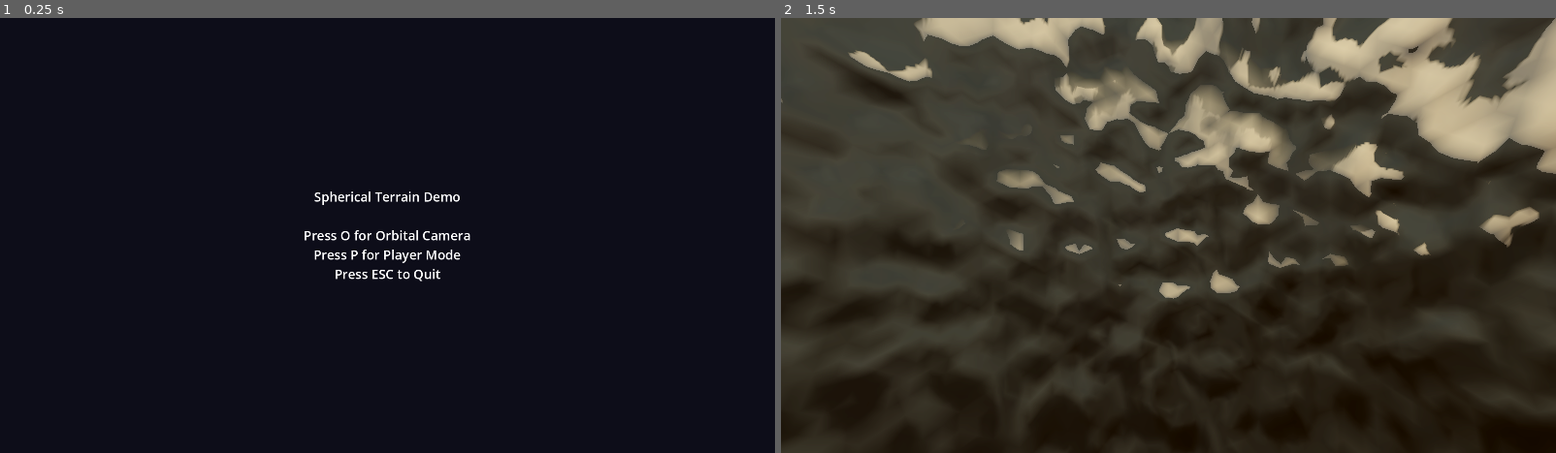
Above: before the commit, frames 1-2 (left to right).
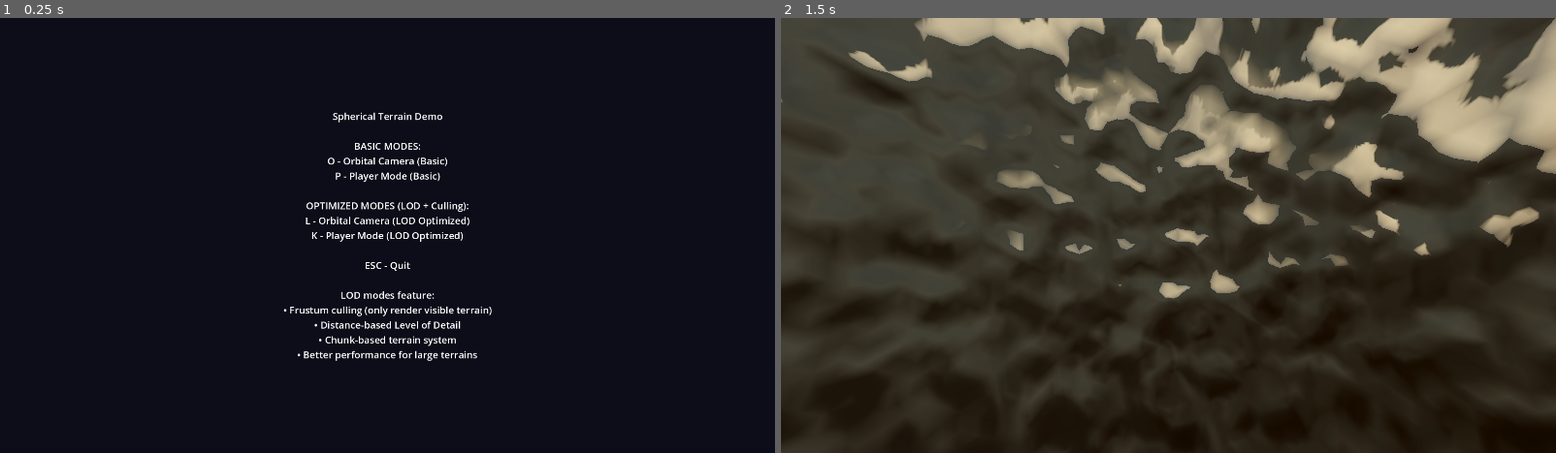
Above: after the commit, the same moments.

Repository: lmf-git/terrain4
Game: Godot game, scene res://scenes/launcher.tscn
The game is run twice, just before and just after one commit, with the same random seed, the same clock (stepped at 60 frames per second) and the same inputs.
Inputs (mouse positions are in pixels of both pictures, inside the frame that each line leads up to):
- Up to frame 1 (0.25 s): no input
- Up to frame 2 (1.5 s): tap O at 0.5 s; move the mouse to (1339, 213) at 0.52 s; hold Right (ui_right) 0.53-1.28 s; tap L at 0.6 s; click (1339, 213) at 0.67 s; tap Enter (ui_accept) at 0.77, 1.25 s; tap K at 0.8, 1.35 s; move the mouse to (1013, 257) at 1.27 s; hold Down (ui_down) from 1.28 s (still down)

The runs differ from the first frame. In frame 1, 2.4% of the frame differs, in the area x 36-64%, y 21-79%; in frame 2, nothing differs.

Commit message:
Add advanced LOD system with frustum and distance culling
Implements a complete Level of Detail (LOD) system for spherical terrain
with performance optimizations for large-scale planets.

LOD System Features:
- Frustum culling: Only renders terrain chunks visible to camera
- Distance-based LOD with 4 detail levels
- Automatic mesh simplification for distant terrain
- Chunk-based terrain division for better performance
- Distance culling beyond configurable max view distance
- Configurable update frequency (default: 10 FPS)
- Seamless LOD transitions

Technical Implementation:
- TerrainChunk class: Individual terrain chunks with AABB
- Each chunk generates multiple LOD meshes (1x, 2x, 4x, 8x simplified)
- Frustum plane testing against chunk AABBs
- Dynamic LOD level switching based on camera distance
- Spatial chunk division for efficient culling

New Files:
- scripts/terrain_chunk.gd: Individual chunk with LOD levels
- scripts/spherical_terrain_lod.gd: LOD terrain manager
- scenes/main_lod.tscn: Orbital camera with LOD
- scenes/player_mode_lod.tscn: Player mode with LOD

Updated Scene Selector:
- Press L for Orbital Camera with LOD
- Press K for Player Mode with LOD
- Displays LOD features in launcher

Configuration Options:
- LOD distances: 150m, 300m, 600m (configurable)
- Chunk divisions: 12 chunks (configurable)
- Update frequency: 0.1s between culling updates
- Max view distance: 2000m

Performance Benefits:
- Reduced triangle count for distant terrain
- No rendering of off-screen terrain chunks
- Better frame rates on large planets
- Scalable to much higher subdivision levels

Documentation:
- Updated README with LOD system info
- Added configuration guide for LOD parameters
- Documented all four viewing modes

Perfect for large-scale planetary terrain like ARMA 3 and KSP!

Diff:
--- /dev/null
+++ b/scenes/main_lod.tscn
@@ -0,0 +1,93 @@
+[gd_scene load_steps=8 format=3 uid="uid://main_lod_scene"]
+
+[ext_resource type="Script" path="res://scripts/spherical_terrain_lod.gd" id="1"]
+[ext_resource type="Script" path="res://scripts/spherical_water.gd" id="2"]
+[ext_resource type="Script" path="res://scripts/orbital_camera.gd" id="3"]
+[ext_resource type="Script" path="res://scripts/atmosphere.gd" id="4"]
+
+[sub_resource type="ProceduralSkyMaterial" id="ProceduralSkyMaterial_1"]
+sky_horizon_color = Color(0.64625, 0.65575, 0.67075, 1)
+ground_horizon_color = Color(0.64625, 0.65575, 0.67075, 1)
+
+[sub_resource type="Sky" id="Sky_1"]
+sky_material = SubResource("ProceduralSkyMaterial_1")
+
+[sub_resource type="Environment" id="Environment_1"]
+background_mode = 2
+sky = SubResource("Sky_1")
+tonemap_mode = 2
+glow_enabled = true
+glow_intensity = 0.5
+glow_strength = 1.0
+glow_bloom = 0.1
+volumetric_fog_enabled = true
+volumetric_fog_density = 0.005
+volumetric_fog_albedo = Color(0.5, 0.6, 0.8, 1)
+
+[node name="Main" type="Node3D"]
+
+[node name="Planet" type="Node3D" parent="."]
+
+[node name="SphericalTerrainLOD" type="Node3D" parent="Planet"]
+script = ExtResource("1")
+planet_radius = 100.0
+terrain_height = 10.0
+subdivisions = 5
+noise_scale = 0.5
+noise_octaves = 6
+noise_persistence = 0.5
+noise_lacunarity = 2.0
+seed_value = 12345
+enable_lod = true
+lod_level_count = 4
+lod_distance_0 = 150.0
+lod_distance_1 = 300.0
+lod_distance_2 = 600.0
+enable_frustum_culling = true
+enable_distance_culling = true
+max_view_distance = 2000.0
+update_frequency = 0.1
+chunk_divisions = 12
+
+[node name="SphericalWater" type="Node3D" parent="Planet"]
+script = ExtResource("2")
+planet_radius = 100.0
+water_level = 2.0
+subdivisions = 4
+wave_speed = 0.5
+wave_scale = 1.0
+wave_height = 0.3
+
+[node name="Atmosphere" type="MeshInstance3D" parent="Planet"]
+script = ExtResource("4")
+planet_radius = 100.0
+atmosphere_radius = 110.0
+atmosphere_density = 0.5
+
+[node name="OrbitalCamera" type="Node3D" parent="."]
+script = ExtResource("3")
+target = NodePath("../Planet")
+distance = 250.0
+min_distance = 50.0
+max_distance = 1000.0
+rotation_speed = 0.3
+zoom_speed = 20.0
+
+[node name="DirectionalLight3D" type="DirectionalLight3D" parent="."]
+transform = Transform3D(0.866025, -0.433013, 0.25, 0, 0.5, 0.866025, -0.5, -0.75, 0.433013, 0, 150, 100)
+light_color = Color(1, 0.95, 0.9, 1)
+light_energy = 1.5
+shadow_enabled = true
+
+[node name="WorldEnvironment" type="WorldEnvironment" parent="."]
+environment = SubResource("Environment_1")
+
+[node name="DebugLabel" type="Label" parent="."]
+offset_right = 400.0
+offset_bottom = 100.0
+text = "LOD System Active
+Frustum Culling: ON
+Distance Culling: ON"
+metadata/_edit_use_anchors_ = true
+
+[editable path="Planet"]
--- /dev/null
+++ b/scenes/player_mode_lod.tscn
@@ -0,0 +1,100 @@
+[gd_scene load_steps=9 format=3 uid="uid://player_mode_lod_scene"]
+
+[ext_resource type="Script" path="res://scripts/spherical_terrain_lod.gd" id="1"]
+[ext_resource type="Script" path="res://scripts/spherical_water.gd" id="2"]
+[ext_resource type="Script" path="res://scripts/atmosphere.gd" id="3"]
+[ext_resource type="Script" path="res://scripts/player_character.gd" id="4"]
+
+[sub_resource type="CapsuleShape3D" id="CapsuleShape3D_1"]
+radius = 0.5
+height = 1.8
+
+[sub_resource type="ProceduralSkyMaterial" id="ProceduralSkyMaterial_1"]
+sky_horizon_color = Color(0.64625, 0.65575, 0.67075, 1)
+ground_horizon_color = Color(0.64625, 0.65575, 0.67075, 1)
+
+[sub_resource type="Sky" id="Sky_1"]
+sky_material = SubResource("ProceduralSkyMaterial_1")
+
+[sub_resource type="Environment" id="Environment_1"]
+background_mode = 2
+sky = SubResource("Sky_1")
+tonemap_mode = 2
+glow_enabled = true
+glow_intensity = 0.5
+glow_strength = 1.0
+glow_bloom = 0.1
+volumetric_fog_enabled = true
+volumetric_fog_density = 0.005
+volumetric_fog_albedo = Color(0.5, 0.6, 0.8, 1)
+
+[node name="Main" type="Node3D"]
+
+[node name="Planet" type="Node3D" parent="."]
+
+[node name="SphericalTerrainLOD" type="Node3D" parent="Planet"]
+script = ExtResource("1")
+planet_radius = 100.0
+terrain_height = 10.0
+subdivisions = 5
+noise_scale = 0.5
+noise_octaves = 6
+noise_persistence = 0.5
+noise_lacunarity = 2.0
+seed_value = 12345
+enable_lod = true
+lod_level_count = 4
+lod_distance_0 = 50.0
+lod_distance_1 = 150.0
+lod_distance_2 = 400.0
+enable_frustum_culling = true
+enable_distance_culling = true
+max_view_distance = 1000.0
+update_frequency = 0.05
+chunk_divisions = 12
+
+[node name="SphericalWater" type="Node3D" parent="Planet"]
+script = ExtResource("2")
+planet_radius = 100.0
+water_level = 2.0
+subdivisions = 4
+wave_speed = 0.5
+wave_scale = 1.0
+wave_height = 0.3
+
+[node name="Atmosphere" type="MeshInstance3D" parent="Planet"]
+script = ExtResource("3")
+planet_radius = 100.0
+atmosphere_radius = 110.0
+atmosphere_density = 0.5
+
+[node name="Player" type="CharacterBody3D" parent="."]
+script = ExtResource("4")
+planet_radius = 100.0
+spawn_height = 115.0
+walk_speed = 5.0
+sprint_speed = 10.0
+jump_velocity = 6.0
+gravity_strength = 15.0
+
+[node name="CollisionShape3D" type="CollisionShape3D" parent="Player"]
+shape = SubResource("CapsuleShape3D_1")
+
+[node name="DirectionalLight3D" type="DirectionalLight3D" parent="."]
+transform = Transform3D(0.866025, -0.433013, 0.25, 0, 0.5, 0.866025, -0.5, -0.75, 0.433013, 0, 150, 100)
+light_color = Color(1, 0.95, 0.9, 1)
+light_energy = 1.5
+shadow_enabled = true
+
+[node name="WorldEnvironment" type="WorldEnvironment" parent="."]
+environment = SubResource("Environment_1")
+
+[node name="DebugLabel" type="Label" parent="."]
+offset_right = 400.0
+offset_bottom = 100.0
+text = "LOD System Active (Player Mode)
+Frustum Culling: ON
+Closer LOD distances for FPS view"
+metadata/_edit_use_anchors_ = true
+
+[editable path="Planet"]
--- a/scripts/scene_selector.gd
+++ b/scripts/scene_selector.gd
@@ -4,17 +4,35 @@
 
 var orbital_scene = "res://scenes/main.tscn"
 var player_scene = "res://scenes/player_mode.tscn"
+var orbital_lod_scene = "res://scenes/main_lod.tscn"
+var player_lod_scene = "res://scenes/player_mode_lod.tscn"
 
 func _ready() -> void:
 	# Create UI
 	var label = Label.new()
-	label.text = "Spherical Terrain Demo\n\nPress O for Orbital Camera\nPress P for Player Mode\nPress ESC to Quit"
+	label.text = """Spherical Terrain Demo
+
+BASIC MODES:
+O - Orbital Camera (Basic)
+P - Player Mode (Basic)
+
+OPTIMIZED MODES (LOD + Culling):
+L - Orbital Camera (LOD Optimized)
+K - Player Mode (LOD Optimized)
+
+ESC - Quit
+
+LOD modes feature:
+• Frustum culling (only render visible terrain)
+• Distance-based Level of Detail
+• Chunk-based terrain system
+• Better performance for large terrains"""
 	label.horizontal_alignment = HORIZONTAL_ALIGNMENT_CENTER
 	label.vertical_alignment = VERTICAL_ALIGNMENT_CENTER
 	label.set_anchors_preset(Control.PRESET_FULL_RECT)
 
 	# Style the label
-	label.add_theme_font_size_override("font_size", 32)
+	label.add_theme_font_size_override("font_size", 24)
 
 	add_child(label)
 
@@ -24,5 +42,9 @@
 			get_tree().change_scene_to_file(orbital_scene)
 		elif event.keycode == KEY_P:
 			get_tree().change_scene_to_file(player_scene)
+		elif event.keycode == KEY_L:
+			get_tree().change_scene_to_file(orbital_lod_scene)
+		elif event.keycode == KEY_K:
+			get_tree().change_scene_to_file(player_lod_scene)
 		elif event.keycode == KEY_ESCAPE:
 			get_tree().quit()
--- /dev/null
+++ b/scripts/spherical_terrain_lod.gd
@@ -0,0 +1,221 @@
+extends Node3D
+class_name SphericalTerrainLOD
+
+## Advanced spherical terrain with LOD, frustum culling, and chunk system
+## Optimized for performance with large-scale terrain
+
+@export_group("Planet Properties")
+@export var planet_radius: float = 100.0
+@export var terrain_height: float = 10.0
+@export var subdivisions: int = 5
+
+@export_group("Terrain Generation")
+@export var noise_scale: float = 0.5
+@export var noise_octaves: int = 6
+@export var noise_persistence: float = 0.5
+@export var noise_lacunarity: float = 2.0
+@export var seed_value: int = 12345
+
+@export_group("LOD Settings")
+@export var enable_lod: bool = true
+@export var lod_level_count: int = 4
+@export var lod_distance_0: float = 150.0  # Highest detail
+@export var lod_distance_1: float = 300.0  # Medium detail
+@export var lod_distance_2: float = 600.0  # Low detail
+# Beyond lod_distance_2 = Lowest detail
+
+@export_group("Culling Settings")
+@export var enable_frustum_culling: bool = true
+@export var enable_distance_culling: bool = true
+@export var max_view_distance: float = 2000.0
+@export var update_frequency: float = 0.1  # Seconds between culling updates
+
+var noise: FastNoiseLite
+var terrain_material: StandardMaterial3D
+var terrain_chunks: Array[TerrainChunk] = []
+var camera: Camera3D
+var update_timer: float = 0.0
+
+# Chunk division - divide sphere into regions
+@export var chunk_divisions: int = 6  # Number of chunks per axis
+
+func _ready() -> void:
+	setup_noise()
+	setup_material()
+	find_camera()
+	generate_terrain_chunks()
+
+func find_camera() -> void:
+	# Find the active camera in the scene
+	await get_tree().process_frame
+	var viewport = get_viewport()
+	if viewport:
+		camera = viewport.get_camera_3d()
+
+func setup_noise() -> void:
+	noise = FastNoiseLite.new()
+	noise.seed = seed_value
+	noise.noise_type = FastNoiseLite.TYPE_SIMPLEX
+	noise.fractal_octaves = noise_octaves
+	noise.fractal_gain = noise_persistence
+	noise.fractal_lacunarity = noise_lacunarity
+	noise.frequency = noise_scale
+
+func setup_material() -> void:
+	terrain_material = StandardMaterial3D.new()
+	terrain_material.albedo_color = Color(0.4, 0.35, 0.25)
+	terrain_material.roughness = 0.9
+	terrain_material.metallic = 0.0
+	terrain_material.shading_mode = BaseMaterial3D.SHADING_MODE_PER_PIXEL
+
+func generate_terrain_chunks() -> void:
+	# Generate base icosphere
+	var vertices: PackedVector3Array = []
+	var indices: PackedInt32Array = []
+
+	create_icosahedron(vertices, indices)
+
+	# Subdivide for detail
+	for i in range(subdivisions):
+		subdivide_mesh(vertices, indices)
+
+	# Normalize and apply heightmap
+	for i in range(vertices.size()):
+		var vertex = vertices[i].normalized()
+		var height = get_terrain_height(vertex)
+		vertices[i] = vertex * (planet_radius + height)
+
+	# Divide mesh into chunks
+	divide_into_chunks(vertices, indices)
+
+func divide_into_chunks(vertices: PackedVector3Array, indices: PackedInt32Array) -> void:
+	# Simple chunking: divide triangles into spatial groups
+	var triangles_per_chunk = max(1, indices.size() / (3 * chunk_divisions))
+
+	for chunk_idx in range(chunk_divisions):
+		var chunk_indices: PackedInt32Array = []
+		var chunk_vertex_map: Dictionary = {}
+		var chunk_vertices: PackedVector3Array = []
+
+		var start_tri = chunk_idx * triangles_per_chunk * 3
+		var end_tri = min((chunk_idx + 1) * triangles_per_chunk * 3, indices.size())
+
+		# Collect triangles for this chunk
+		for i in range(start_tri, end_tri, 3):
+			if i + 2 >= indices.size():
+				break
+
+			for j in range(3):
+				var vertex_idx = indices[i + j]
+				var vertex = vertices[vertex_idx]
+
+				# Add vertex to chunk if not already added
+				if not chunk_vertex_map.has(vertex_idx):
+					chunk_vertex_map[vertex_idx] = chunk_vertices.size()
+					chunk_vertices.append(vertex)
+
+				chunk_indices.append(chunk_vertex_map[vertex_idx])
+
+		if chunk_vertices.size() > 0:
+			# Calculate chunk center
+			var center = Vector3.ZERO
+			for v in chunk_vertices:
+				center += v
+			center /= chunk_vertices.size()
+
+			# Create chunk
+			var chunk = TerrainChunk.new(center)
+			chunk.setup(chunk_vertices, chunk_indices, terrain_material, lod_level_count)
+			add_child(chunk)
+			terrain_chunks.append(chunk)
+
+func create_icosahedron(vertices: PackedVector3Array, indices: PackedInt32Array) -> void:
+	var t: float = (1.0 + sqrt(5.0)) / 2.0
+
+	var verts: Array = [
+		Vector3(-1, t, 0), Vector3(1, t, 0), Vector3(-1, -t, 0), Vector3(1, -t, 0),
+		Vector3(0, -1, t), Vector3(0, 1, t), Vector3(0, -1, -t), Vector3(0, 1, -t),
+		Vector3(t, 0, -1), Vector3(t, 0, 1), Vector3(-t, 0, -1), Vector3(-t, 0, 1)
+	]
+
+	for v in verts:
+		vertices.append(v.normalized())
+
+	var faces: Array = [
+		[0, 11, 5], [0, 5, 1], [0, 1, 7], [0, 7, 10], [0, 10, 11],
+		[1, 5, 9], [5, 11, 4], [11, 10, 2], [10, 7, 6], [7, 1, 8],
+		[3, 9, 4], [3, 4, 2], [3, 2, 6], [3, 6, 8], [3, 8, 9],
+		[4, 9, 5], [2, 4, 11], [6, 2, 10], [8, 6, 7], [9, 8, 1]
+	]
+
+	for face in faces:
+		indices.append(face[0])
+		indices.append(face[1])
+		indices.append(face[2])
+
+func subdivide_mesh(vertices: PackedVector3Array, indices: PackedInt32Array) -> void:
+	var new_indices: PackedInt32Array = []
+	var midpoint_cache: Dictionary = {}
+
+	for i in range(0, indices.size(), 3):
+		var v0 = indices[i]
+		var v1 = indices[i + 1]
+		var v2 = indices[i + 2]
+
+		var m0 = get_midpoint(v0, v1, vertices, midpoint_cache)
+		var m1 = get_midpoint(v1, v2, vertices, midpoint_cache)
+		var m2 = get_midpoint(v2, v0, vertices, midpoint_cache)
+
+		new_indices.append_array([v0, m0, m2])
+		new_indices.append_array([v1, m1, m0])
+		new_indices.append_array([v2, m2, m1])
+		new_indices.append_array([m0, m1, m2])
+
+	indices.clear()
+	indices.append_array(new_indices)
+
+func get_midpoint(v1: int, v2: int, vertices: PackedVector3Array, cache: Dictionary) -> int:
+	var key = str(min(v1, v2)) + "_" + str(max(v1, v2))
+	if cache.has(key):
+		return cache[key]
+
+	var midpoint = ((vertices[v1] + vertices[v2]) / 2.0).normalized()
+	var index = vertices.size()
+	vertices.append(midpoint)
+	cache[key] = index
+	return index
+
+func get_terrain_height(normal: Vector3) -> float:
+	var height = noise.get_noise_3d(normal.x * 10, normal.y * 10, normal.z * 10)
+	height += noise.get_noise_3d(normal.x * 30, normal.y * 30, normal.z * 30) * 0.5
+	height += noise.get_noise_3d(normal.x * 60, normal.y * 60, normal.z * 60) * 0.25
+	return height * terrain_height
+
+func _process(delta: float) -> void:
+	if not enable_lod and not enable_frustum_culling:
+		return
+
+	# Update timer
+	update_timer += delta
+	if update_timer < update_frequency:
+		return
+
+	update_timer = 0.0
+
+	# Find camera if not found
+	if not camera:
+		find_camera()
+		return
+
+	# Update all chunks
+	var lod_distances: Array[float] = [lod_distance_0, lod_distance_1, lod_distance_2]
+
+	for chunk in terrain_chunks:
+		if enable_frustum_culling or enable_lod:
+			chunk.update_visibility(camera, lod_distances)
+
+		# Distance culling
+		if enable_distance_culling:
+			var dist = chunk.global_position.distance_to(camera.global_position)
+			if chunk.chunk_mesh:
+				chunk.chunk_mesh.visible = dist < max_view_distance
--- /dev/null
+++ b/scripts/terrain_chunk.gd
@@ -0,0 +1,187 @@
+extends Node3D
+class_name TerrainChunk
+
+## Individual terrain chunk for LOD system
+## Each chunk represents a section of the spherical terrain
+
+var chunk_mesh: MeshInstance3D
+var aabb: AABB
+var lod_level: int = 0
+var is_visible: bool = false
+var distance_from_camera: float = 0.0
+
+# Chunk properties
+var center_position: Vector3
+var vertices: PackedVector3Array
+var indices: PackedInt32Array
+var material: Material
+
+# LOD meshes (different detail levels)
+var lod_meshes: Array[ArrayMesh] = []
+
+func _init(pos: Vector3) -> void:
+	center_position = pos
+
+func setup(verts: PackedVector3Array, idx: PackedInt32Array, mat: Material, lod_count: int = 3) -> void:
+	vertices = verts
+	indices = idx
+	material = mat
+
+	# Generate LOD levels
+	generate_lod_meshes(lod_count)
+
+	# Create mesh instance
+	chunk_mesh = MeshInstance3D.new()
+	chunk_mesh.cast_shadow = GeometryInstance3D.SHADOW_CASTING_SETTING_ON
+	add_child(chunk_mesh)
+
+	# Set initial LOD
+	set_lod(0)
+
+	# Calculate AABB
+	calculate_aabb()
+
+func generate_lod_meshes(lod_count: int) -> void:
+	# Generate multiple LOD levels with progressively fewer triangles
+	for lod in range(lod_count):
+		var arrays = []
+		arrays.resize(Mesh.ARRAY_MAX)
+
+		# For LOD > 0, simplify the mesh by skipping vertices
+		var lod_factor = pow(2, lod)  # 1, 2, 4, 8...
+		var simplified_indices: PackedInt32Array = []
+
+		if lod == 0:
+			# Highest detail - use all triangles
+			simplified_indices = indices
+		else:
+			# Lower detail - skip some triangles
+			for i in range(0, indices.size(), 3 * lod_factor):
+				if i + 2 < indices.size():
+					simplified_indices.append(indices[i])
+					simplified_indices.append(indices[i + 1])
+					simplified_indices.append(indices[i + 2])
+
+		# Calculate normals
+		var normals: PackedVector3Array = []
+		normals.resize(vertices.size())
+
+		for i in range(0, simplified_indices.size(), 3):
+			var i0 = simplified_indices[i]
+			var i1 = simplified_indices[i + 1]
+			var i2 = simplified_indices[i + 2]
+
+			var v0 = vertices[i0]
+			var v1 = vertices[i1]
+			var v2 = vertices[i2]
+
+			var normal = (v1 - v0).cross(v2 - v0).normalized()
+
+			normals[i0] += normal
+			normals[i1] += normal
+			normals[i2] += normal
+
+		# Normalize normals
+		for i in range(normals.size()):
+			normals[i] = normals[i].normalized()
+
+		# Create UVs
+		var uvs: PackedVector2Array = []
+		for vertex in vertices:
+			var normal = vertex.normalized()
+			var u = 0.5 + atan2(normal.z, normal.x) / (2 * PI)
+			var v = 0.5 - asin(normal.y) / PI
+			uvs.append(Vector2(u, v))
+
+		arrays[Mesh.ARRAY_VERTEX] = vertices
+		arrays[Mesh.ARRAY_NORMAL] = normals
+		arrays[Mesh.ARRAY_TEX_UV] = uvs
+		arrays[Mesh.ARRAY_INDEX] = simplified_indices
+
+		# Create mesh
+		var mesh = ArrayMesh.new()
+		mesh.add_surface_from_arrays(Mesh.PRIMITIVE_TRIANGLES, arrays)
+
+		lod_meshes.append(mesh)
+
+func set_lod(level: int) -> void:
+	lod_level = clamp(level, 0, lod_meshes.size() - 1)
+
+	if chunk_mesh and lod_meshes.size() > lod_level:
+		chunk_mesh.mesh = lod_meshes[lod_level]
+		chunk_mesh.material_override = material
+
+func calculate_aabb() -> void:
+	if vertices.size() == 0:
+		return
+
+	var min_pos = vertices[0]
+	var max_pos = vertices[0]
+
+	for vertex in vertices:
+		min_pos.x = min(min_pos.x, vertex.x)
+		min_pos.y = min(min_pos.y, vertex.y)
+		min_pos.z = min(min_pos.z, vertex.z)
+
+		max_pos.x = max(max_pos.x, vertex.x)
+		max_pos.y = max(max_pos.y, vertex.y)
+		max_pos.z = max(max_pos.z, vertex.z)
+
+	aabb = AABB(min_pos, max_pos - min_pos)
+
+func update_visibility(camera: Camera3D, lod_distances: Array[float]) -> void:
+	if not chunk_mesh or not camera:
+		return
+
+	# Calculate distance from camera
+	distance_from_camera = global_position.distance_to(camera.global_position)
+
+	# Frustum culling - check if chunk is in camera view
+	var frustum_visible = is_in_frustum(camera)
+
+	# Update visibility
+	var should_be_visible = frustum_visible
+	if should_be_visible != is_visible:
+		chunk_mesh.visible = should_be_visible
+		is_visible = should_be_visible
+
+	# Update LOD level based on distance
+	if is_visible:
+		var new_lod = calculate_lod_level(lod_distances)
+		if new_lod != lod_level:
+			set_lod(new_lod)
+
+func is_in_frustum(camera: Camera3D) -> bool:
+	# Get camera frustum planes
+	var frustum_planes = camera.get_frustum()
+
+	# Check if chunk AABB intersects with frustum
+	var global_aabb = AABB(
+		global_transform * aabb.position,
+		aabb.size
+	)
+
+	# Test against each frustum plane
+	for plane in frustum_planes:
+		# Get the positive vertex (farthest point in plane normal direction)
+		var positive_vertex = global_aabb.position
+		if plane.normal.x >= 0:
+			positive_vertex.x += global_aabb.size.x
+		if plane.normal.y >= 0:
+			positive_vertex.y += global_aabb.size.y
+		if plane.normal.z >= 0:
+			positive_vertex.z += global_aabb.size.z
+
+		# If positive vertex is outside plane, AABB is completely outside
+		if plane.distance_to(positive_vertex) < 0:
+			return false
+
+	return true
+
+func calculate_lod_level(lod_distances: Array[float]) -> int:
+	# Determine LOD level based on distance
+	for i in range(lod_distances.size()):
+		if distance_from_camera < lod_distances[i]:
+			return i
+
+	return lod_distances.size()  # Lowest detail for farthest distance
